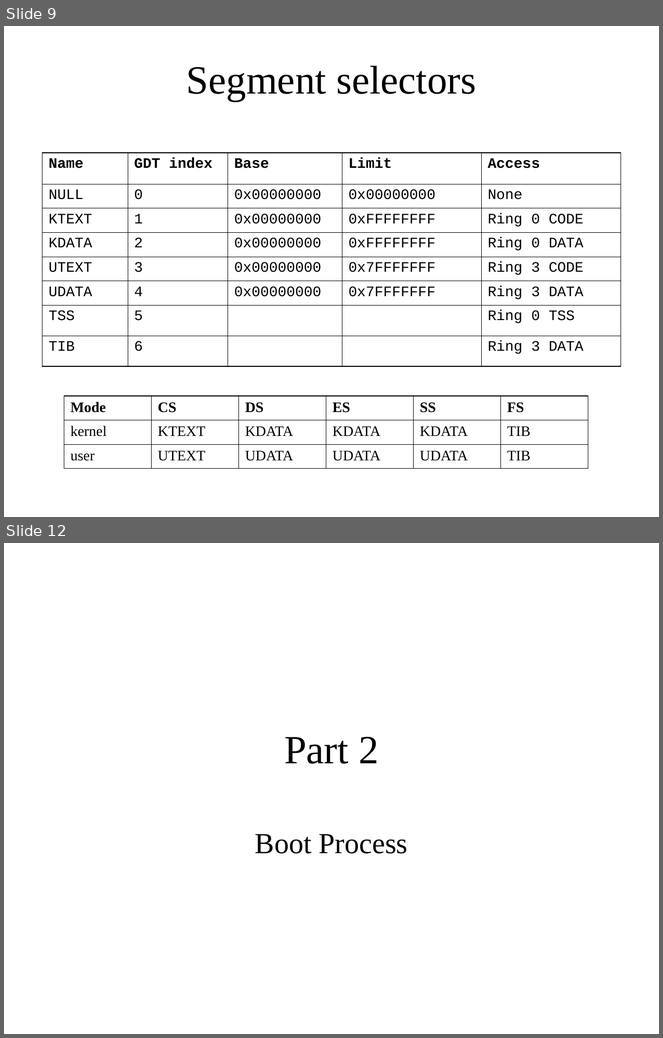
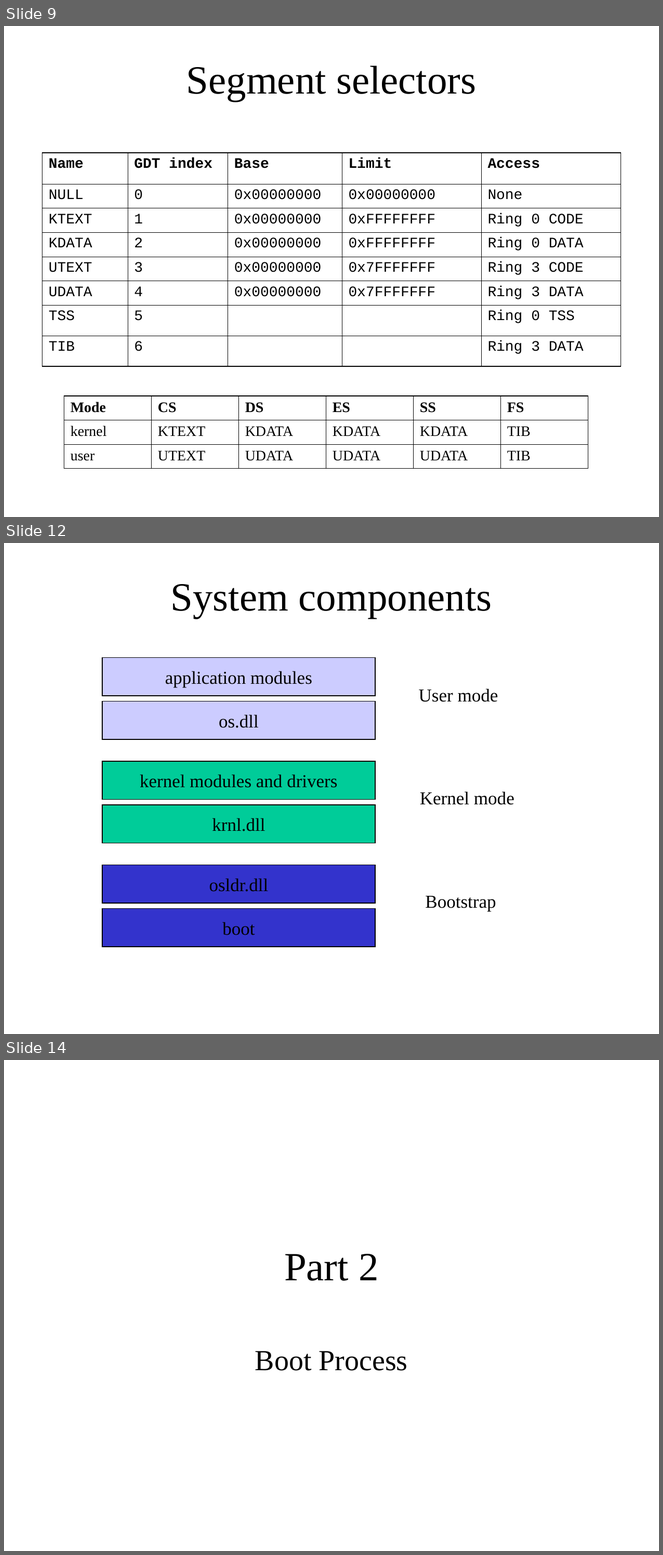
Before and after one commit to ringgaard/sanos, a slide deck: doc/sanostech.ppt. Shown one above the other, each under a label of ours: slides 9 and 12 before the commit, slides 9, 12 and 14 after it; the slides between them are not shown. The pictures are 663x1038 and 663x1555 pixels, drawn with LibreOffice and Linux fonts; fonts in the diff are those of the drawing. Boxes give left, top, right and bottom in pixels: in the first picture for what was removed or moved away, otherwise in the second. Text is boxed around its words. In the diff, an @@ line names an element or a change of style, - is before the commit and + after.

```diff
--- a/doc/sanostech.ppt
+++ b/doc/sanostech.ppt
@@ slide 12 added at <box>4,543,659,1034</box>, background #FFFFFF @@
@@ title added at <box>171,584,492,618</box>, 44 pt, text #000000 @@
+System components
@@ rectangle added at <box>102,657,375,696</box>, fill #CCCCFF, outline #000000 0.74 pt, 20 pt, text #000000 @@
+application modules
@@ text added at <box>419,689,499,702</box>, 20 pt, text #000000 @@
+User mode
@@ rectangle added at <box>102,702,375,740</box>, fill #CCCCFF, outline #000000 0.74 pt, 20 pt, text #000000 @@
+os.dll
@@ rectangle added at <box>102,761,375,799</box>, fill #00CC99, outline #000000 0.74 pt, 20 pt, text #000000 @@
+kernel modules and drivers
@@ text added at <box>420,792,515,805</box>, 20 pt, text #000000 @@
+Kernel mode
@@ rectangle added at <box>102,805,375,843</box>, fill #00CC99, outline #000000 0.74 pt, 20 pt, text #000000 @@
+krnl.dll
@@ rectangle added at <box>102,865,375,903</box>, fill #3333CC, outline #000000 0.74 pt, 20 pt, text #000000 @@
+osldr.dll
@@ text added at <box>425,896,496,912</box>, 20 pt, text #000000 @@
+Bootstrap
@@ rectangle added at <box>102,909,375,947</box>, fill #3333CC, outline #000000 0.74 pt, 20 pt, text #000000 @@
+boot
@@ what was slide 12 is now slide 14 @@
```
Also in this commit, not shown: 10 slides changed, 5 other slides added, 1 other file.
